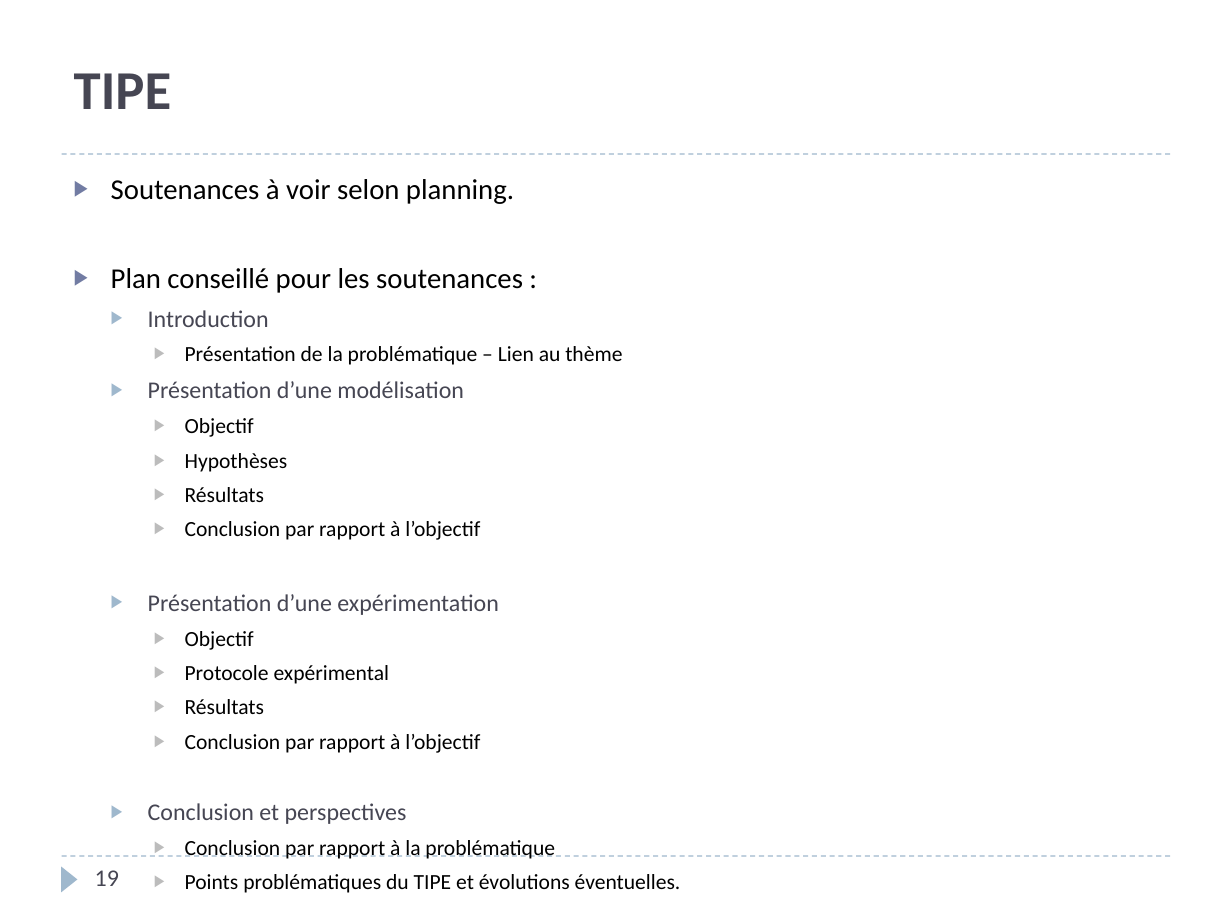
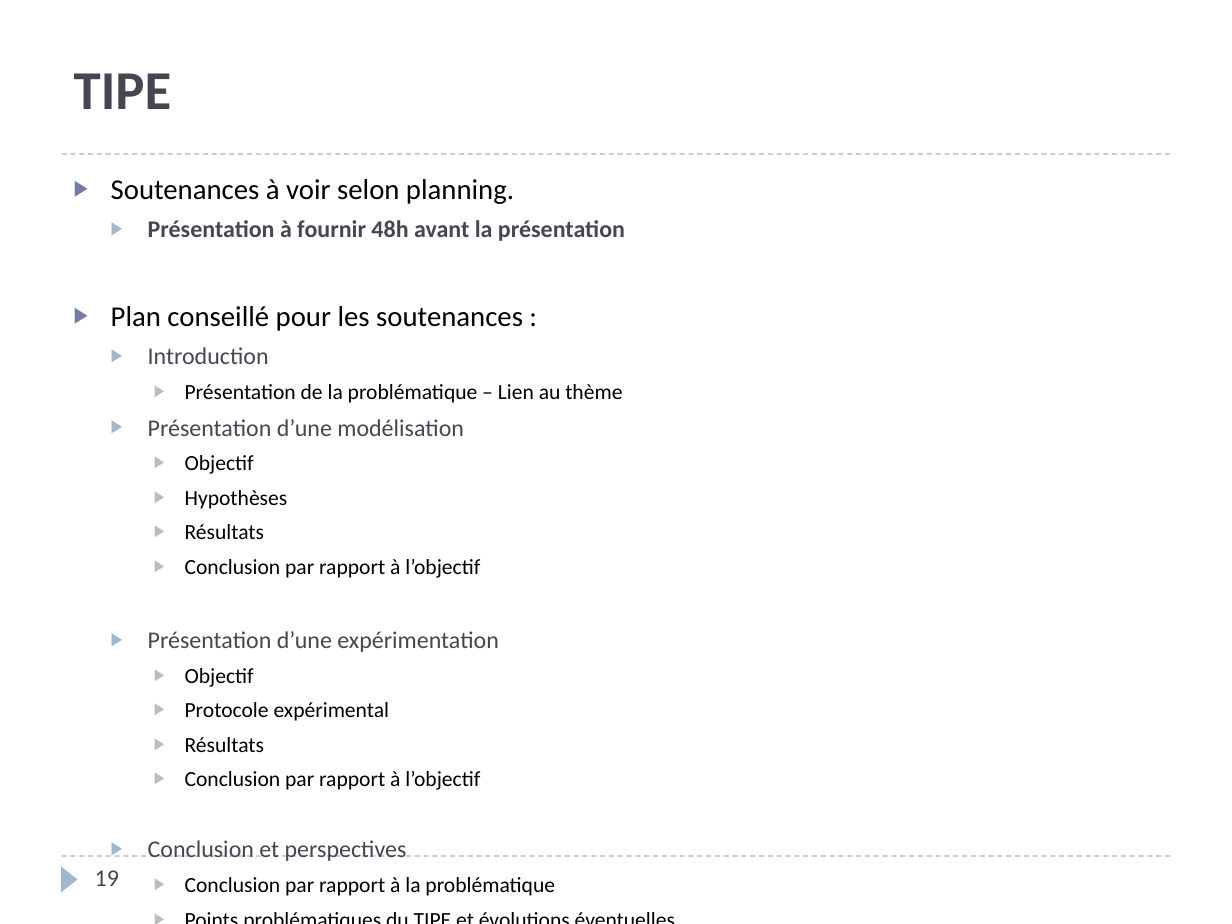
Before and after one commit to xpessoles/PSI, a slide deck: slide 19 of PreparationOral/PreparationOral.pptx. Drawn at 1232x924 pixels with LibreOffice and Linux fonts; fonts in the diff are those of the drawing. Boxes give left, top, right and bottom in pixels: in the first picture for what was removed or moved away, otherwise in the second. Text is boxed around its words. In the diff, an @@ line names an element or a change of style, - is before the commit and + after.

Commit message:
Un petit peu plus

```diff
--- a/PreparationOral/PreparationOral.pptx
+++ b/PreparationOral/PreparationOral.pptx
@@ text at [148, 220, 625, 241]: paragraph added @@
+  ▶ Présentation à fournir 48h avant la présentation
```
